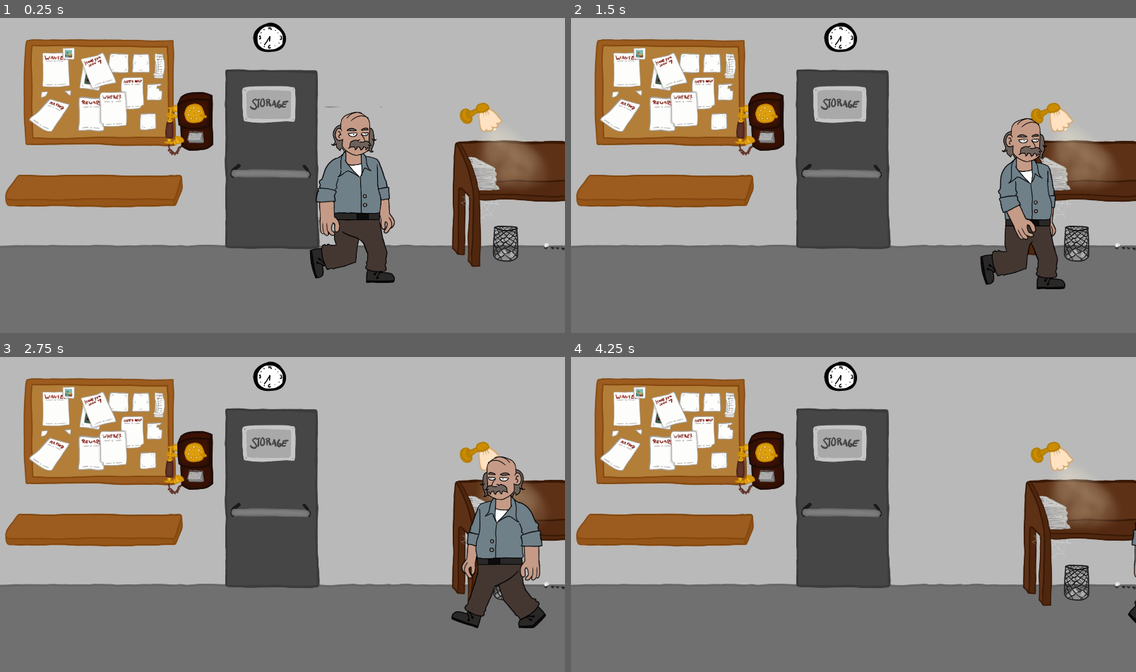
Above: before the commit, frames 1-4 (two rows, left to right).
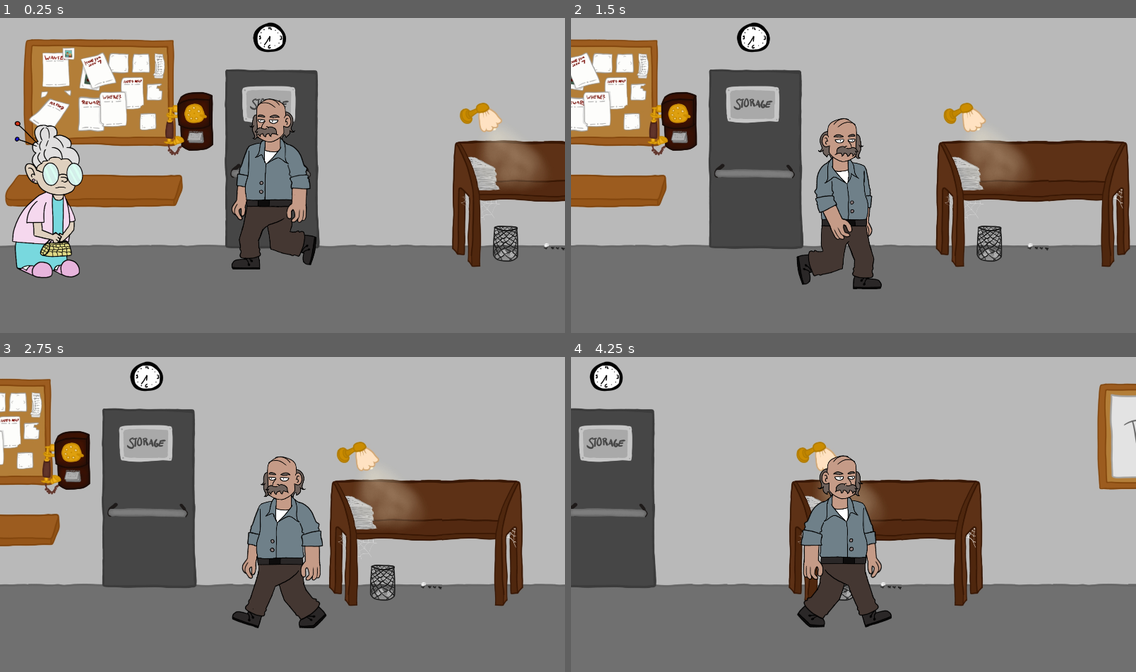
Above: after the commit, the same moments.

Repository: lennovative/ggj21
Game: Godot game, scene res://Scenes/Office.tscn
Same seed, same stepped clock (60 frames per second), same inputs: the game is played once before the commit and once after it. The project has no main scene, so this scene is started directly. Sound files missing from this copy of the repository are replaced by a short silence.
Inputs (mouse positions are in pixels of both pictures, inside the frame that each line leads up to):
- Up to frame 1 (0.25 s): no input
- Up to frame 2 (1.5 s): tap Enter (door) at 0.5 s; move the mouse to (977, 159) at 0.52 s; hold Enter (door) 0.53-1.28 s; hold D (right_button) from 0.53 s (still down); tap Space (jump_button) at 0.77 s; move the mouse to (740, 191) at 1.27 s; tap E (collect) at 1.35 s
- Up to frame 3 (2.75 s): tap Space (jump_button) at 1.52 s; tap Enter (door) at 1.55 s; move the mouse to (339, 442) at 2.02 s; release D (right_button) at 2.03 s; hold A (left_button) from 2.03 s (still down); hold Enter (door) from 2.03 s (still down)
- Up to frame 4 (4.25 s): move the mouse to (825, 577) at 2.77 s; release A (left_button) at 2.78 s; release Enter (door) at 2.78 s; hold D (right_button) from 2.78 s (still down); tap Enter (door) at 2.85 s; tap Space (jump_button) at 3.02, 3.77 s; move the mouse to (1023, 561) at 3.52 s; hold Enter (door) from 3.53 s (still down); tap E (collect) at 3.6 s

The runs differ from the first frame. In frame 1, 13% of the frame differs, in the area x 2-70%, y 25-85%; in frame 2, 38%; in frame 3, 40%, in the area x 0-100%, y 1-87%; in frame 4, 39%.
Error after the commit: Invalid get index 'first_scene' (on base: 'null instance'). (res://Scripts/Player_in_office.gd:14)

Commit message:
office functions

Diff:
--- a/Scenes/Grandma.tscn
+++ b/Scenes/Grandma.tscn
@@ -18,9 +18,19 @@
 "values": [ 0, 1, 2, 3, 4 ]
 }
 
+[sub_resource type="RectangleShape2D" id=2]
+extents = Vector2( 133.696, 258.034 )
+
 [node name="Grandma" type="Sprite"]
+scale = Vector2( -1, 1 )
 texture = ExtResource( 1 )
 hframes = 5
 
 [node name="AnimationPlayer" type="AnimationPlayer" parent="."]
 anims/speak = SubResource( 1 )
+
+[node name="StaticBody2D" type="StaticBody2D" parent="."]
+
+[node name="CollisionShape2D" type="CollisionShape2D" parent="StaticBody2D"]
+position = Vector2( 7.13525, 14.2705 )
+shape = SubResource( 2 )
--- a/Scenes/Level.tscn
+++ b/Scenes/Level.tscn
@@ -27,7 +27,7 @@
 [node name="YSort" type="YSort" parent="."]
 
 [node name="Player" parent="YSort" instance=ExtResource( 2 )]
-position = Vector2( 300, 895 )
+position = Vector2( -50, 850 )
 
 [node name="Objects" type="Node2D" parent="."]
 
@@ -93,7 +93,6 @@
 position = Vector2( -2383.15, 1218.13 )
 
 [node name="CanvasModulate" type="CanvasModulate" parent="."]
-visible = false
 color = Color( 0, 0, 0, 1 )
 
 [node name="Bounds" type="Node2D" parent="."]
--- a/Scenes/Office.tscn
+++ b/Scenes/Office.tscn
@@ -6,9 +6,26 @@
 [ext_resource path="res://Scenes/Wall.tscn" type="PackedScene" id=4]
 [ext_resource path="res://Scenes/Text.tscn" type="PackedScene" id=5]
 [ext_resource path="res://Assets/Graphics/bg_office2.jpg" type="Texture" id=6]
+[ext_resource path="res://Scenes/Grandma.tscn" type="PackedScene" id=7]
 
 [sub_resource type="RectangleShape2D" id=1]
 extents = Vector2( 2288, 71.363 )
+
+[sub_resource type="GDScript" id=2]
+script/source = "extends Camera2D
+
+const room_size = 1920 * 2
+var border1 = 1920 / 2
+var border2 = room_size - border1
+
+func update_camera(player_x):
+	if player_x < border1:
+		self.position.x = border1
+	elif player_x > border2:
+		self.position.x = border2
+	else:
+		self.position.x = player_x
+"
 
 [node name="Office" type="Node2D"]
 script = ExtResource( 1 )
@@ -20,7 +37,6 @@
 
 [node name="bg_office2" type="Sprite" parent="."]
 position = Vector2( 1920, 0 )
-scale = Vector2( 1, 1 )
 texture = ExtResource( 6 )
 offset = Vector2( 960, 540 )
 
@@ -34,7 +50,7 @@
 shape = SubResource( 1 )
 
 [node name="Player" parent="." instance=ExtResource( 2 )]
-position = Vector2( 1248, 568 )
+position = Vector2( 920, 520 )
 z_index = 10
 
 [node name="TextBox" type="Node2D" parent="."]
@@ -46,3 +62,12 @@
 margin_top = 400.0
 margin_right = 768.0
 margin_bottom = 400.0
+
+[node name="Camera2D" type="Camera2D" parent="."]
+position = Vector2( 960, 540 )
+current = true
+script = SubResource( 2 )
+
+[node name="Grandma" parent="." instance=ExtResource( 7 )]
+position = Vector2( 168, 616 )
+z_index = 4
--- a/Scripts/Game.gd
+++ b/Scripts/Game.gd
@@ -4,6 +4,7 @@
 var current_scene = Scene.OFFICE
 var Level = preload("res://Scenes/Level.tscn")
 var Office = preload("res://Scenes/Office.tscn")
+var first_scene = true
 
 func _ready():
 	load_office()
@@ -17,6 +18,7 @@
 	add_child(Level.instance())
 
 func clear():
+	first_scene = false
 	for n in self.get_children():
 		self.remove_child(n)
 		n.queue_free()
--- a/Scripts/Office.gd
+++ b/Scripts/Office.gd
@@ -5,5 +5,3 @@
 # Called when the node enters the scene tree for the first time.
 func _ready():
 	pass
-	#Globals.light_level = Color(0.2,0.2,0.2,1)
-	#ambient.set_color(Globals.light_level)
--- a/Scripts/Player.gd
+++ b/Scripts/Player.gd
@@ -61,7 +61,7 @@
 	get_node("light_cone").look_at(mouse)
 
 func enter_loop():
-	if can_enter and Input.is_action_pressed("door"):
+	if can_enter and Input.is_action_just_pressed("door"):
 		level.get_parent().switch_scene()
 
 func item_loop():
--- a/Scripts/Player_in_office.gd
+++ b/Scripts/Player_in_office.gd
@@ -4,13 +4,15 @@
 var gravity = Globals.GRAVITY
 var walkspeed = 400
 var acc = 1700
-var sprite_dir = "right"
+var sprite_dir = "left"
 var can_enter = false
-var level_path = "res://Scenes/Level.tscn"
+var room_size = 1920 * 2
 
 # Called when the node enters the scene tree for the first time.
 func _ready():
 	name = "player"
+	if get_node("/root/Game").first_scene:
+		self.position.x = room_size - 400
 
 func get_input():
 	var x_speed = Input.get_action_strength("right_button") - Input.get_action_strength("left_button")
@@ -29,10 +31,12 @@
 	anim_switch("idle" if vel.x == 0 else "walk")
 	vel.y += gravity * delta
 	vel = move_and_slide(vel, Vector2(0, -1))
+	get_parent().get_node("Camera2D").update_camera(self.position.x)
 	enter_loop()
+	exit_loop()
 
 func enter_loop():
-	if can_enter and Input.is_action_pressed("door"):
+	if can_enter and Input.is_action_just_pressed("door"):
 		get_parent().get_parent().switch_scene()
 
 func sprite_dir_loop():
@@ -40,3 +44,9 @@
 		sprite_dir = "right"
 	elif vel.x < 0:
 		sprite_dir = "left"
+
+func exit_loop():
+	if position.x > room_size + 220:
+		print("exit")
+		get_tree().queue_delete(get_tree())
+		get_tree().quit()
--- a/project.godot
+++ b/project.godot
@@ -27,6 +27,7 @@
 
 window/size/width=1920
 window/size/height=1080
+window/size/fullscreen=true
 window/dpi/allow_hidpi=true
 window/stretch/mode="viewport"
 window/stretch/aspect="keep"
Not shown: 1 places in Scenes/Grandma.tscn that only renumber resources
Not shown: 1 places in Scenes/Office.tscn that only renumber resources
